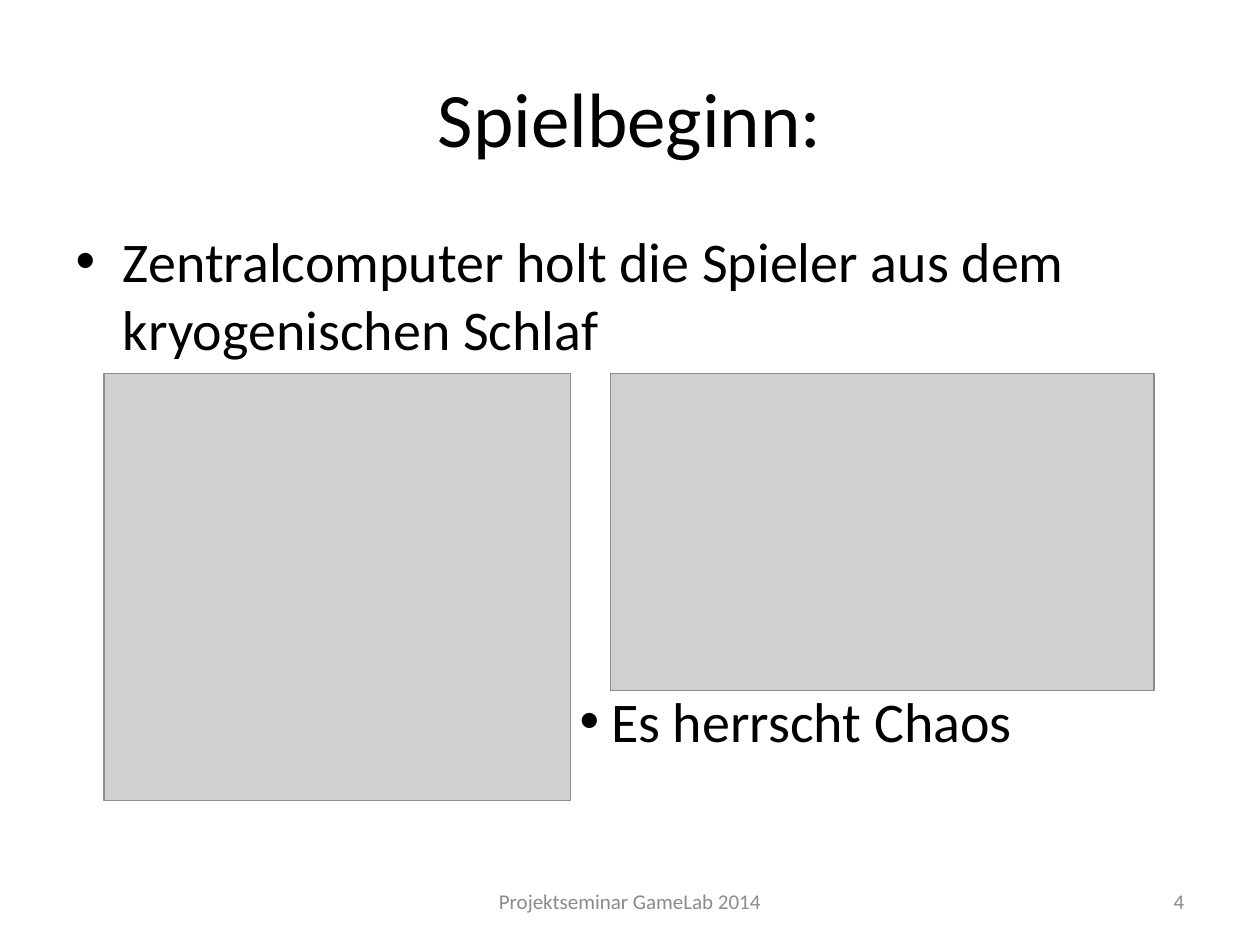
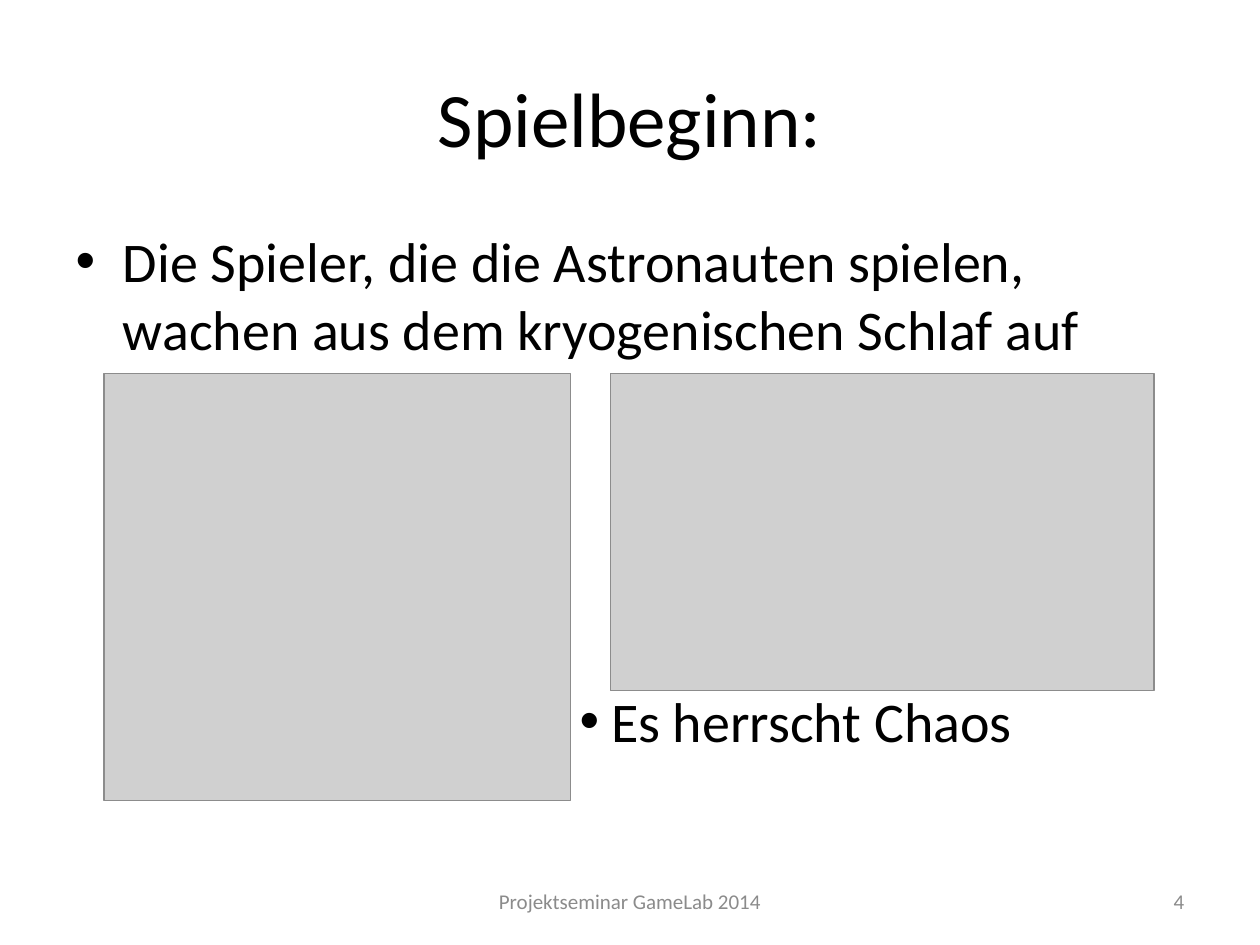
Before and after one commit to Instinctlol/gamelab2014, a slide deck: slide 4 of Abschlusspräsentation/SpielkonzeptFINAL.pptx. Drawn at 1260x945 pixels with LibreOffice and Linux fonts; fonts in the diff are those of the drawing; grey boxes stand for pictures; background and template pictures are left out. Boxes give left, top, right and bottom in pixels: in the first picture for what was removed or moved away, otherwise in the second. Text is boxed around its words. In the diff, an @@ line names an element or a change of style, - is before the commit and + after.

```diff
--- a/Abschlusspräsentation/SpielkonzeptFINAL.pptx
+++ b/Abschlusspräsentation/SpielkonzeptFINAL.pptx
@@ text at <box>123,243,1079,360</box>: text changed @@
-• Zentralcomputer holt die Spieler aus dem kryogenischen Schlaf
+• Die Spieler, die die Astronauten spielen, wachen aus dem kryogenischen Schlaf auf
```
Also in this commit, not shown: 10 other slides changed, 1 slide added, 1 slide removed, 3 other files.
